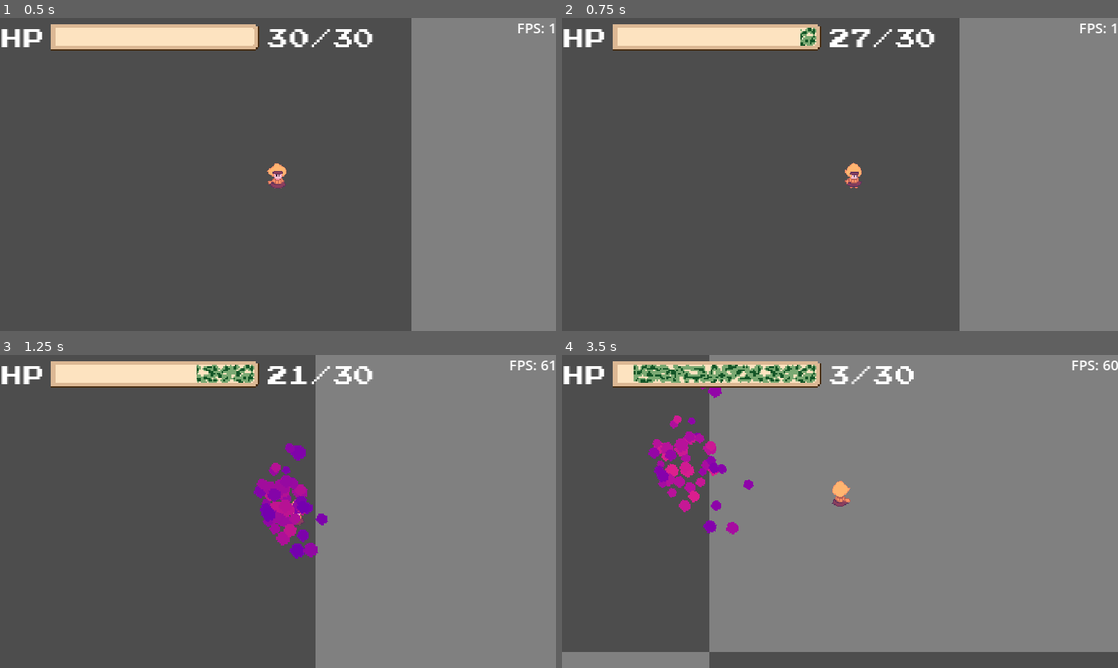
Above: before the commit, frames 1-4 (two rows, left to right).
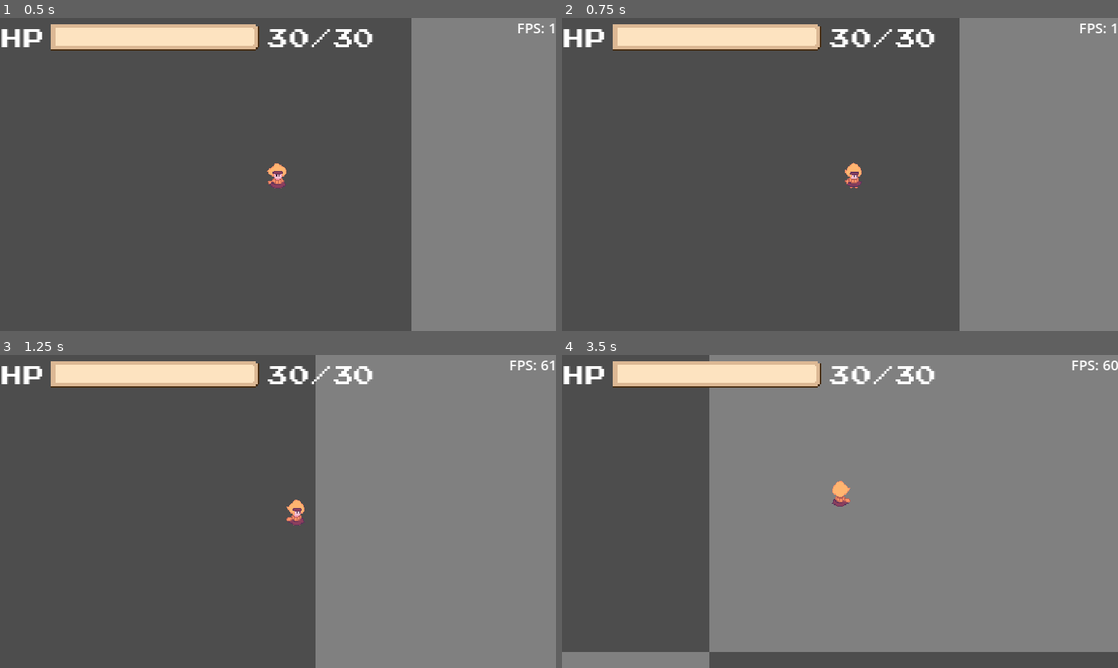
Above: after the commit, the same moments.

Repository: 0megq/PirateJam14
Game: Godot game, scene res://tests/testing_scene.tscn
The game is run twice, just before and just after one commit, with the same random seed, the same clock (stepped at 60 frames per second) and the same inputs. The engine's default icon, where the game draws it, is replaced by a stand-in: a white triangle on a blue panel in a dark square.
Inputs (mouse positions are in pixels of both pictures, inside the frame that each line leads up to):
- Up to frame 1 (0.5 s): no input
- Up to frame 2 (0.75 s): tap Enter (ui_accept) at 0.5 s; move the mouse to (962, 158) at 0.52 s; hold D (right) from 0.53 s (still down); hold Right mouse button (aim, bound only before the commit) from 0.53 s (still down)
- Up to frame 3 (1.25 s): keep holding D (right); keep holding Right mouse button (aim, bound only before the commit); tap Enter (ui_accept) at 0.77, 1.07 s; click (400, 495) at 0.8 s
- Up to frame 4 (3.5 s): move the mouse to (728, 527) at 1.27 s; release D (right) at 1.28 s; release Right mouse button (aim, bound only before the commit) at 1.28 s; hold S (down) 1.28-2.03 s; click (728, 527) at 1.35 s; tap Enter (ui_accept) at 1.52, 1.55, 1.82, 3.02, 3.32 s; move the mouse to (895, 442) at 2.02 s; hold D (right) 2.03-2.78 s; hold Enter (ui_accept) 2.03-2.78 s; right-click (895, 442) at 2.3 s; move the mouse to (812, 574) at 2.77 s; hold W (up) from 2.78 s (still down); right-click (812, 574) at 2.85 s; click (812, 574) at 3.05 s

Frame 1 is identical in both runs. In frame 2, 0.4% of the frame differs, in the area x 42-56%, y 3-10%; in frame 3, 2.6%; in frame 4, 3.7%, in the area x 12-68%, y 3-58%.

Commit message:
Basic player melee attack
- Enemy take_damage function
- Enemy health implemented
- Player attack function
- Player attack duration timer and attack interval timer
Code Organization TODO:
- Manage player animations better
- Perhaps implement a state machine for player

Diff:
--- a/project/project.godot
+++ b/project/project.godot
@@ -63,13 +63,13 @@
 , Object(InputEventJoypadMotion,"resource_local_to_scene":false,"resource_name":"","device":-1,"axis":0,"axis_value":1.0,"script":null)
 ]
 }
-fire={
+attack={
 "deadzone": 0.5,
 "events": [Object(InputEventMouseButton,"resource_local_to_scene":false,"resource_name":"","device":-1,"window_id":0,"a …(253 unchanged characters)…
 , Object(InputEventJoypadMotion,"resource_local_to_scene":false,"resource_name":"","device":-1,"axis":5,"axis_value":1.0,"script":null)
 ]
 }
-aim={
+reload={
 "deadzone": 0.5,
 "events": [Object(InputEventMouseButton,"resource_local_to_scene":false,"resource_name":"","device":-1,"window_id":0,"a …(257 unchanged characters)…
 , Object(InputEventJoypadMotion,"resource_local_to_scene":false,"resource_name":"","device":-1,"axis":4,"axis_value":1.0,"script":null)
--- a/project/scenes/enemy_base.tscn
+++ b/project/scenes/enemy_base.tscn
@@ -7,6 +7,7 @@
 collision_mask = 2
 motion_mode = 1
 script = ExtResource("1_omc3k")
+hurt_time = 0.4
 
 [node name="NavigationAgent2D" type="NavigationAgent2D" parent="."]
 avoidance_enabled = true
@@ -20,3 +21,5 @@
 [node name="PlayerExit" type="Area2D" parent="."]
 collision_layer = 0
 monitorable = false
+
+[node name="HurtTimer" type="Timer" parent="."]
--- a/project/scenes/enemy_kamikaze.tscn
+++ b/project/scenes/enemy_kamikaze.tscn
@@ -162,6 +162,7 @@
 start_state = 0
 speed = 180.0
 base_damage = 5
+max_health = 20
 
 [node name="NavigationAgent2D" parent="." index="0"]
 radius = 30.0
--- a/project/scenes/player.tscn
+++ b/project/scenes/player.tscn
@@ -273,8 +273,8 @@
 "speed": 8.0
 }]
 
-[sub_resource type="RectangleShape2D" id="RectangleShape2D_yditj"]
-size = Vector2(20, 31.4213)
+[sub_resource type="CapsuleShape2D" id="CapsuleShape2D_pqvma"]
+radius = 9.0
 
 [node name="Player" type="CharacterBody2D"]
 z_index = 1
@@ -295,13 +295,31 @@
 animation = &"Idle_Left"
 
 [node name="CollisionShape2D" type="CollisionShape2D" parent="."]
-position = Vector2(0, 0.5)
-scale = Vector2(1, 0.986592)
-shape = SubResource("RectangleShape2D_yditj")
+position = Vector2(0, 1)
+shape = SubResource("CapsuleShape2D_pqvma")
 
 [node name="HurtTimer" type="Timer" parent="."]
-
-[node name="FireTimer" type="Timer" parent="."]
+process_callback = 0
+one_shot = true
+
+[node name="AttackIntervalTimer" type="Timer" parent="."]
+process_callback = 0
 wait_time = 0.2
-
-[connection signal="timeout" from="FireTimer" to="." method="_on_fire_timer_timeout"]
+one_shot = true
+
+[node name="AttackHitbox" type="Area2D" parent="."]
+collision_layer = 0
+collision_mask = 2
+monitoring = false
+monitorable = false
+
+[node name="CollisionPolygon2D" type="CollisionPolygon2D" parent="AttackHitbox"]
+polygon = PackedVector2Array(10, -20, 24, -13, 30, 0, 24, 13, 10, 20)
+
+[node name="AttackDurationTimer" type="Timer" parent="."]
+process_callback = 0
+one_shot = true
+
+[connection signal="timeout" from="AttackIntervalTimer" to="." method="_on_attack_interval_timer_timeout"]
+[connection signal="body_entered" from="AttackHitbox" to="." method="_on_attack_area_body_entered"]
+[connection signal="timeout" from="AttackDurationTimer" to="." method="_on_attack_duration_timer_timeout"]
--- a/project/scripts/enemy_base.gd
+++ b/project/scripts/enemy_base.gd
@@ -6,6 +6,14 @@
 
 @export var speed: float = 100.0
 @export var base_damage: int
+@export var max_health: int
+@export var hurt_time: float # Invulnerability time after getting hit once
+
+var current_health: float :
+	set(value):
+		current_health = value
+
+var is_hurt: bool = false # Is the enemy invulnerable
 
 var type: Type
 
@@ -13,11 +21,13 @@
 
 var player: Player
 
+@onready var hurt_timer: Timer = $HurtTimer
 @onready var navigation_agent: NavigationAgent2D = $NavigationAgent2D
 @onready var player_enter: Area2D = $PlayerEnter
 @onready var player_exit: Area2D = $PlayerExit
 
 func _ready() -> void:
+	current_health = max_health
 	player_enter.body_entered.connect(_on_player_entered)
 	player_exit.body_exited.connect(_on_player_exited)
 	setup_navigation_agent()
@@ -79,3 +89,20 @@
 	if !(body is Player):
 		return
 	player = null
+
+
+func take_damage(damage: int) -> void:
+	if is_hurt: # Invulnerability
+		return
+	is_hurt = true
+	current_health -= damage
+	if current_health <= 0:
+		die()
+
+	hurt_timer.start(hurt_time)
+	await hurt_timer.timeout
+	is_hurt = false
+
+
+func die() -> void:
+	pass # To be implemented by inherited class
--- a/project/scripts/enemy_kamikaze.gd
+++ b/project/scripts/enemy_kamikaze.gd
@@ -180,3 +180,9 @@
 	var distance := radius * randf() # This will cause points to be closer to center generally
 
 	return center + distance * direction
+
+
+func die() -> void:
+	# Placeholder
+	print("%s died :(" % self)
+	queue_free()
--- a/project/scripts/player.gd
+++ b/project/scripts/player.gd
@@ -7,20 +7,25 @@
 # Exports
 @export var max_speed: float = 200.0 # Speed & acceleration may need to be tweaked
 @export var acceleration: float = 2000.0
+
+@export var attack_interval: float = 0.6 # Time between attacks
+@export var attack_duration: float = 0.1 # How long attack hitbox is out
+@export var base_damage: int = 5
 @export var jam_container: Node
+@export var fire_offset: float = 10
 
 @export var max_health: int = 30
 
-@export var fire_offset: float = 10
+
 
 # Normal
-var jam_scene = preload("res://scenes/jam.tscn")
+var jam_projectile_scene = preload("res://scenes/jam.tscn")
 
 var is_hurt: bool = false
 
-var can_fire: bool = true
-var fire_input: bool = false
-var aim_input: bool = false
+var can_attack: bool = true
+var attack_input: bool = false
+var reload_input: bool = false
 
 var dir_input: Vector2
 
@@ -34,9 +39,11 @@
 #/debug
 
 # Onready
-@onready var hurt_timer := $HurtTimer
-@onready var fire_timer := $FireTimer
-@onready var animated_sprite := $AnimatedSprite2D
+@onready var attack_hitbox: Area2D = $AttackHitbox
+@onready var hurt_timer: Timer = $HurtTimer
+@onready var attack_interval_timer: Timer = $AttackIntervalTimer
+@onready var attack_duration_timer: Timer = $AttackDurationTimer
+@onready var animated_sprite: AnimatedSprite2D = $AnimatedSprite2D
 
 
 func _ready() -> void:
@@ -50,13 +57,13 @@
 	animate()
 
 	move(delta)
-	manage_firing()
+	manage_attack()
 
 # Gets input and stores in the appropriate input variables
 func input() -> void:
 	dir_input = Input.get_vector("left", "right", "up", "down")
-	fire_input = Input.is_action_pressed("fire")
-	aim_input = Input.is_action_pressed("aim")
+	attack_input = Input.is_action_pressed("attack")
+	reload_input = Input.is_action_pressed("reload")
 
 
 # Animates player based off input
@@ -84,26 +91,24 @@
 	move_and_slide()
 
 
-# Manages jam firing.
-func manage_firing() -> void:
-	# Firing - modify if/else statements once regular attack is ready.
-	if fire_input and aim_input and can_fire:
-		can_fire = false
-		fire()
-		fire_timer.start()
+func reload() -> void:
+	print("reload functionality goes here")
 
 
-# Fires jam
-func fire() -> void:
-	# Setup jam
-	var jam: CPUParticles2D = jam_scene.instantiate()
+func manage_attack() -> void:
+	# Attacking
+	if attack_input and can_attack:
+		can_attack = false
+		attack()
+		attack_interval_timer.start(attack_interval)
 
-	jam.visible = true
-	jam.global_position = global_position
-	jam.emitting = true
-	jam_container.add_child(jam)
 
-	# Jam rotation and offset
+func _on_attack_interval_timer_timeout() -> void:
+	can_attack = true
+
+
+func attack() -> void:
+	# Hitbox rotation
 	var mouse_dir := global_position.direction_to(get_global_mouse_position())
 	var joystick_r_dir := Vector2(Input.get_joy_axis(0, JOY_AXIS_RIGHT_X), Input.get_joy_axis(0, JOY_AXIS_RIGHT_Y)).normalized()
 
@@ -113,25 +118,57 @@
 	else:
 		aim_dir = mouse_dir
 
-	jam.rotation = aim_dir.angle()
-	jam.global_position += (aim_dir + velocity.normalized()) * fire_offset # Offset the jam by the aim direction and velocity
+	attack_hitbox.rotation = aim_dir.angle()
 
-	# Count particles
-	particle_count += jam.amount
+	# Turn hitbox on
+	attack_hitbox.monitoring = true
+	attack_duration_timer.start(attack_duration)
 
 
-# Fire rate timer
-func _on_fire_timer_timeout() -> void:
-	can_fire = true
+func _on_attack_duration_timer_timeout() -> void:
+	# Turn hit box off
+	attack_hitbox.monitoring = false
+
+
+func _on_attack_area_body_entered(body: Node2D) -> void:
+	# Damage enemy
+	if body is EnemyBase:
+		body.take_damage(base_damage)
+
+
+# Fires jam
+#func fire() -> void:
+	## Setup jam
+	#var jam: CPUParticles2D = jam_projectile_scene.instantiate()
+		#
+	#jam.visible = true
+	#jam.global_position = global_position
+	#jam.emitting = true
+	#jam_container.add_child(jam)
+	#
+	## Jam rotation and offset
+	#var mouse_dir := global_position.direction_to(get_global_mouse_position())
+	#var joystick_r_dir := Vector2(Input.get_joy_axis(0, JOY_AXIS_RIGHT_X), Input.get_joy_axis(0, JOY_AXIS_RIGHT_Y)).normalized()
+	#
+	#var aim_dir: Vector2
+	#if Input.get_joy_axis(0, JOY_AXIS_TRIGGER_LEFT): # Check for controller input
+		#aim_dir = joystick_r_dir
+	#else:
+		#aim_dir = mouse_dir
+		#
+	#jam.rotation = aim_dir.angle()
+	#jam.global_position += (aim_dir + velocity.normalized()) * fire_offset # Offset the jam by the aim direction and velocity
+	#
+	## Count particles
+	#particle_count += jam.amount
 
 
 func take_damage(dmg: int) -> void:
 	current_health -= dmg
+	is_hurt = true
 
 	if current_health <= 0:
 		die()
-
-	is_hurt = true
 
 	hurt_timer.start()
 	await hurt_timer.timeout
@@ -140,10 +177,3 @@
 
 func die() -> void:
 	current_health = max_health #PLACEHOLDER!!!! Remove once death mechanic is finished.
-
-#Debug
-func _input(event: InputEvent) -> void:
-	if event.is_action_pressed("ui_accept"):
-		take_damage(3)
-		#print(particle_count)
-#/debug
